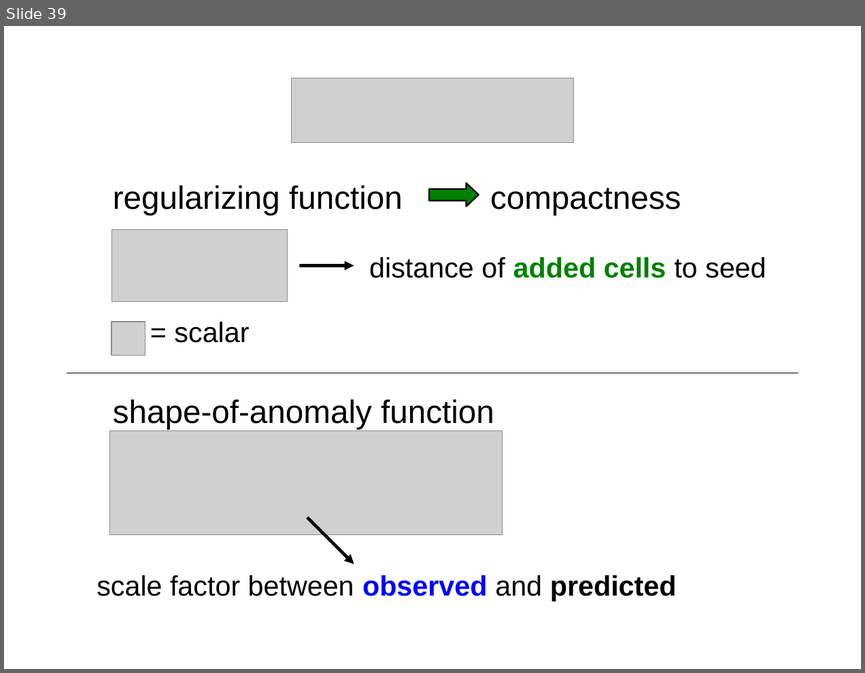
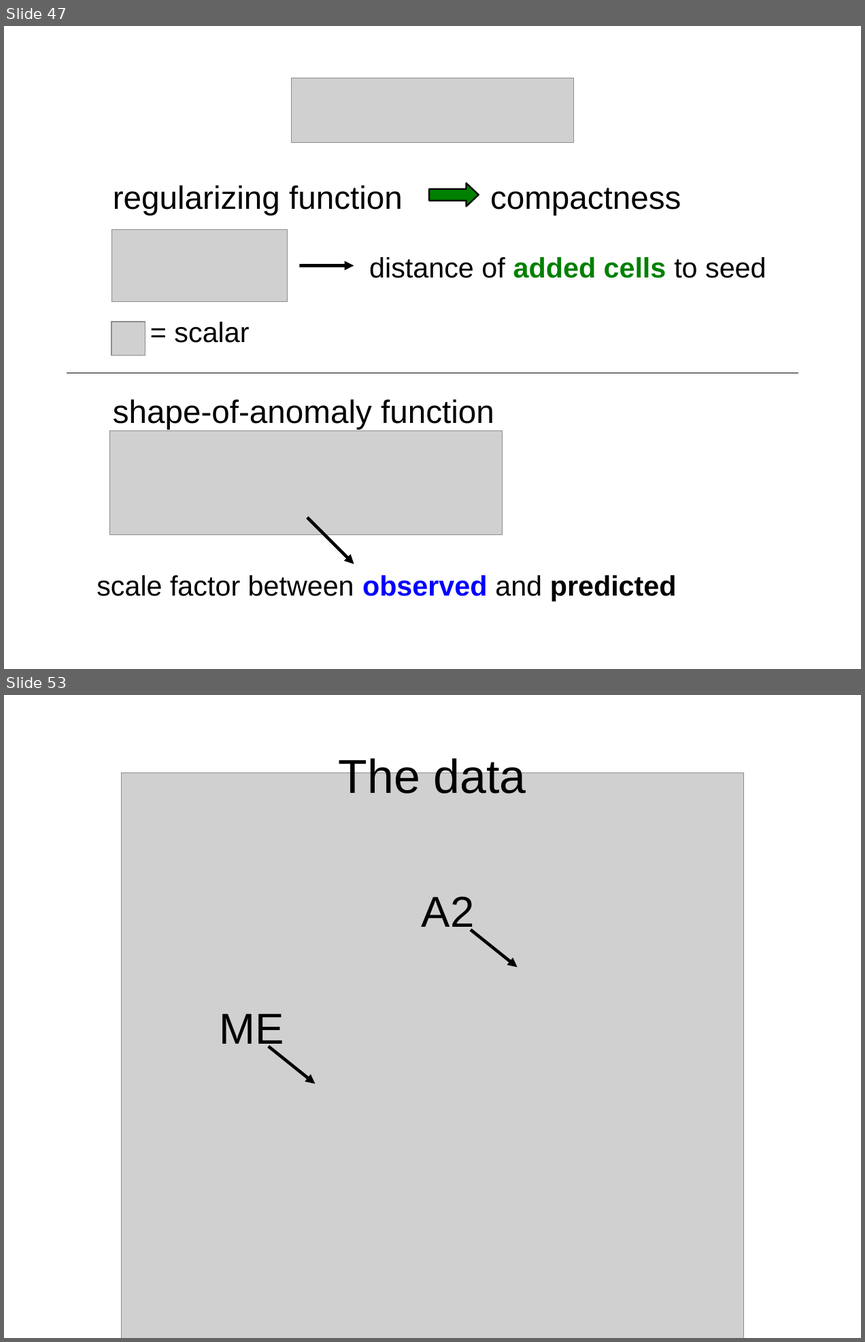
Before and after one commit to leouieda/agu-cancun2013, a slide deck: presentation/uieda_oliveirajr_barbosa.odp. Shown one above the other, each under a label of ours: slide 39 before the commit, slides 47 and 53 after it; the slides between them are not shown. The pictures are 865x673 and 865x1342 pixels, drawn with LibreOffice and Linux fonts; fonts in the diff are those of the drawing; grey boxes stand for pictures. Boxes give left, top, right and bottom in pixels: in the first picture for what was removed or moved away, otherwise in the second. Text is boxed around its words. In the diff, an @@ line names an element or a change of style, - is before the commit and + after.

```diff
--- a/presentation/uieda_oliveirajr_barbosa.odp
+++ b/presentation/uieda_oliveirajr_barbosa.odp
@@ slide 53 added at (4,695,861,1338), background #FFFFFF @@
@@ title added at (339,755,526,794), 44 pt, text #000000 @@
+The data
@@ picture added at (122,773,743,1338) @@
@@ text added at (422,896,475,935), 40 pt, text #000000 @@
+A2
@@ arrow added from (470, 930) to (517, 967), #000000 2.89 pt @@
@@ text added at (220,1014,284,1052), 40 pt, text #000000 @@
+ME
@@ arrow added from (269, 1047) to (315, 1084), #000000 2.89 pt @@
@@ what was slide 39 is now slide 47 @@
```
Also in this commit, not shown: 5 slides changed, 30 other slides added, 2 slides removed.
